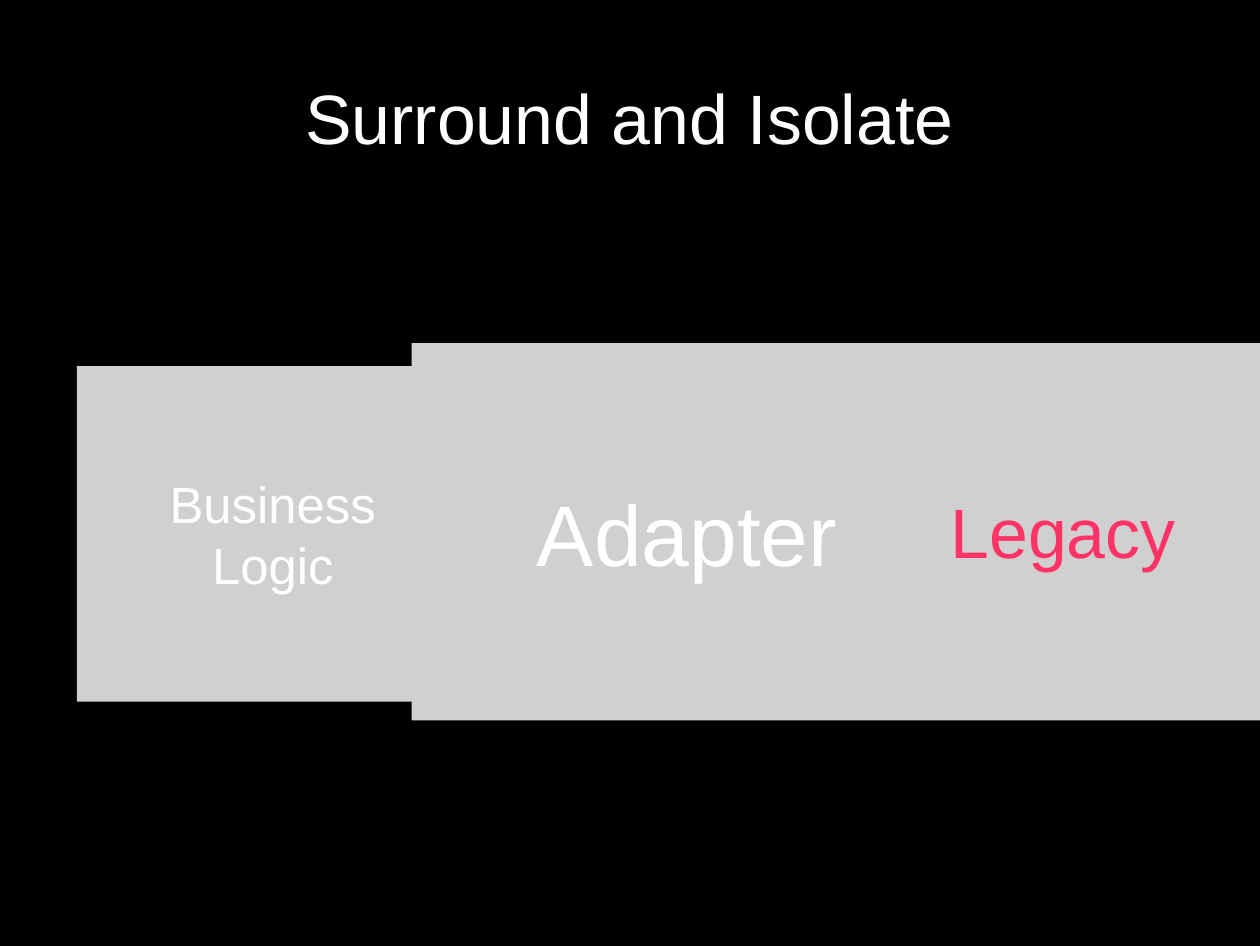
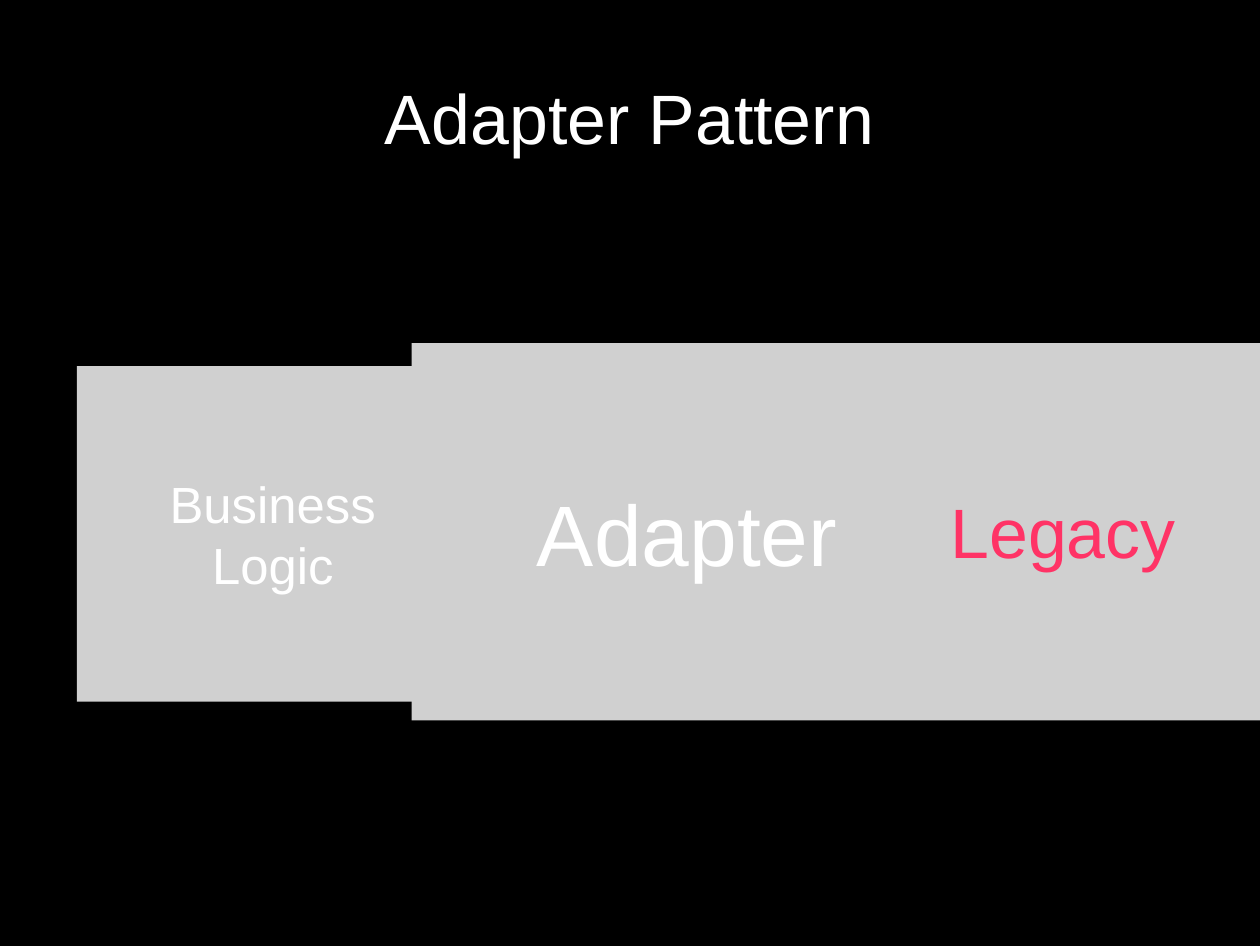
Before and after one commit to ChrisLynch42/presentations, a slide deck: slide 9 of codepalousa/legacy_code/coudepalousa.odp (slide 11 before the commit). Drawn at 1260x946 pixels with LibreOffice and Linux fonts; fonts in the diff are those of the drawing; grey boxes stand for pictures. Boxes give left, top, right and bottom in pixels: in the first picture for what was removed or moved away, otherwise in the second. Text is boxed around its words. In the diff, an @@ line names an element or a change of style, - is before the commit and + after.

```diff
--- a/codepalousa/legacy_code/coudepalousa.odp
+++ b/codepalousa/legacy_code/coudepalousa.odp
@@ title at (385, 93, 874, 157): text changed @@
-Surround and Isolate
+Adapter Pattern
```
Also in this commit, not shown: 6 other slides changed, 3 slides added, 8 slides removed.
